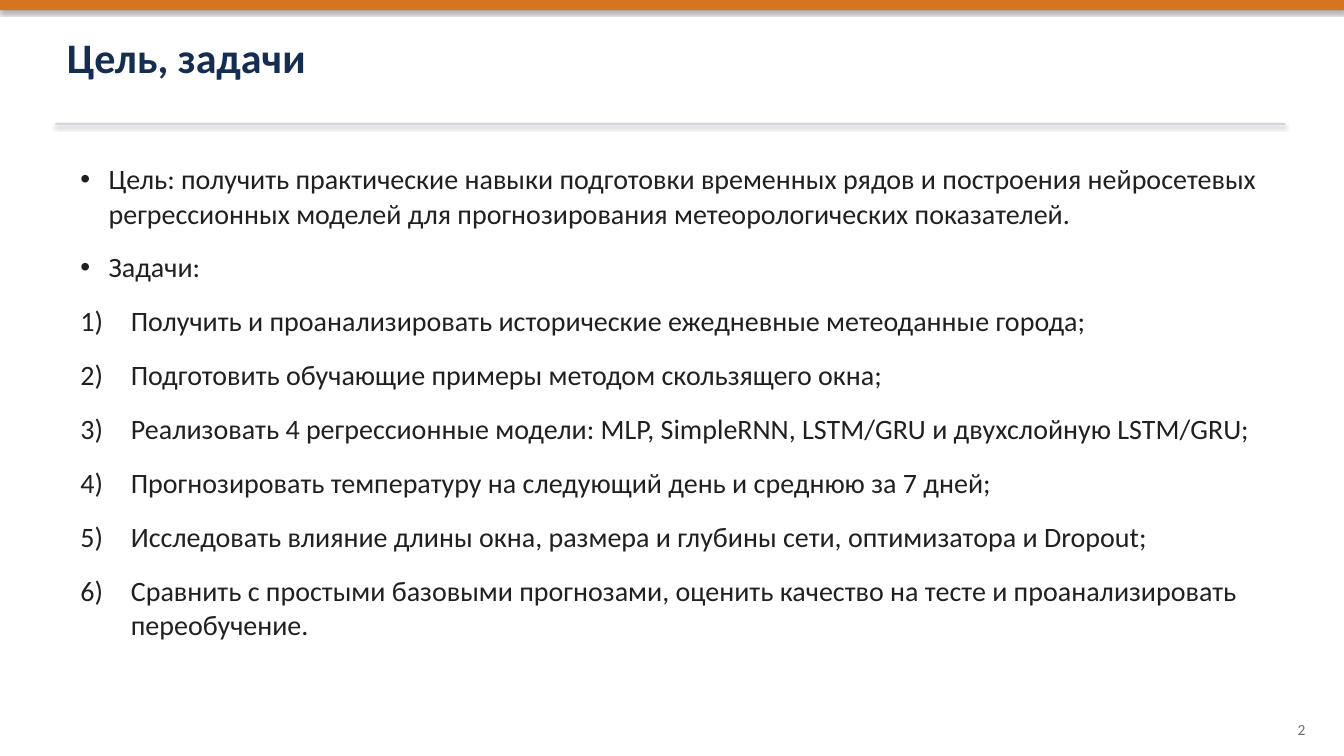
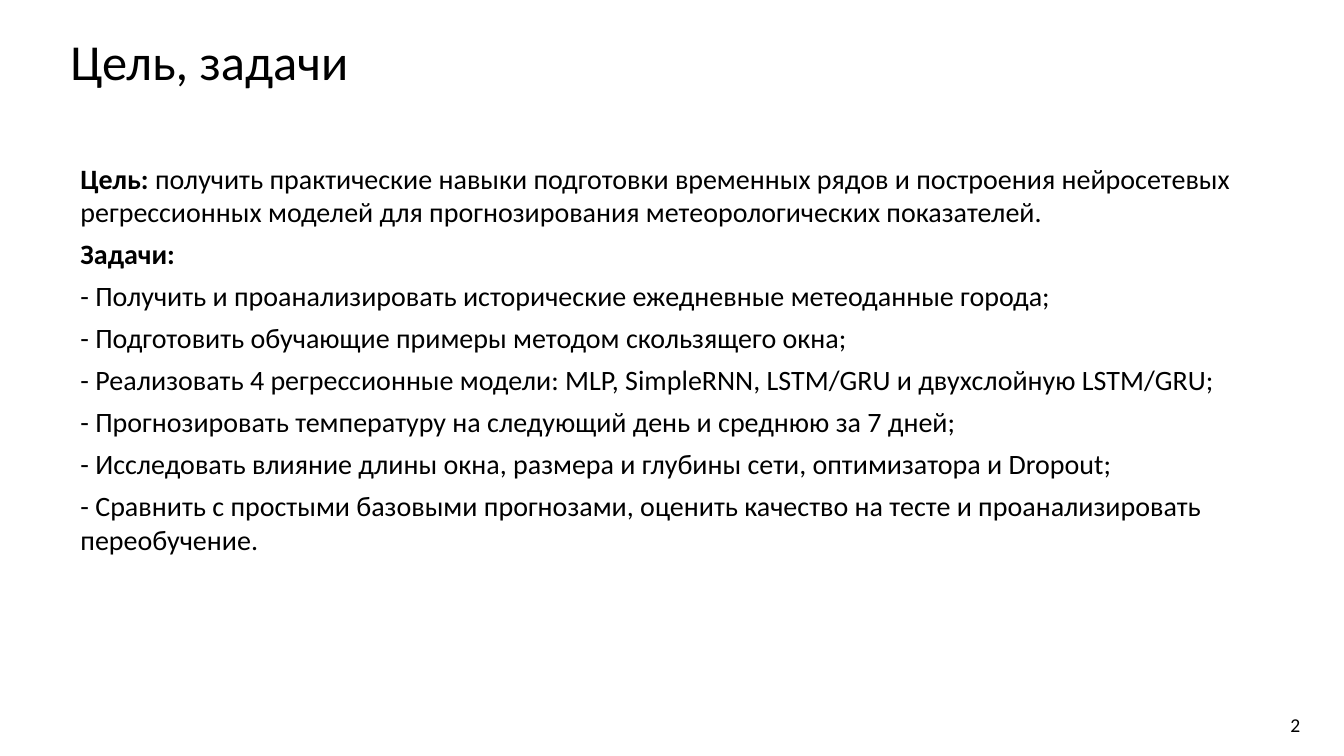
Before and after one commit to bigflyy/nn-uni, a slide deck: slide 2 of labs/lab2/nn-lab-2.pptx. Drawn at 1344x756 pixels with LibreOffice and Linux fonts; fonts in the diff are those of the drawing. Boxes give left, top, right and bottom in pixels: in the first picture for what was removed or moved away, otherwise in the second. Text is boxed around its words. In the diff, an @@ line names an element or a change of style, - is before the commit and + after.

```diff
--- a/labs/lab2/nn-lab-2.pptx
+++ b/labs/lab2/nn-lab-2.pptx
@@ rectangle removed at [0,0,1344,10] @@
@@ text "Цель, задачи" at [70,47,349,89]: size 30 to 36 pt, text colour #142D50 to #000000, bold off @@
@@ rectangle removed at [55,123,1286,125] @@
@@ text at [80,170,1230,269]: text colour #202020 to #000000 in "Цель: получить практические навыки подготовки временных рядо ...", "Задачи:"; bold on in "Цель:", "Задачи:"; bullet • to none; line spacing 1.02 to 1; less space between paragraphs @@
@@ text at [80,288,1213,555]: text changed; text colour #202020 to #000000 @@
-1) Получить и проанализировать исторические ежедневные метеоданные города;
-2) Подготовить обучающие примеры методом скользящего окна;
-3) Реализовать 4 регрессионные модели: MLP, SimpleRNN, LSTM/GRU и двухслойную LSTM/GRU;
-4) Прогнозировать температуру на следующий день и среднюю за 7 дней;
-5) Исследовать влияние длины окна, размера и глубины сети, оптимизатора и Dropout;
-6) Сравнить с простыми базовыми прогнозами, оценить качество на тесте и проанализировать переобучение.
+- Получить и проанализировать исторические ежедневные метеоданные города;
+- Подготовить обучающие примеры методом скользящего окна;
+- Реализовать 4 регрессионные модели: MLP, SimpleRNN, LSTM/GRU и двухслойную LSTM/GRU;
+- Прогнозировать температуру на следующий день и среднюю за 7 дней;
+- Исследовать влияние длины окна, размера и глубины сети, оптимизатора и Dropout;
+- Сравнить с простыми базовыми прогнозами, оценить качество на тесте и проанализировать переобучение.
@@ text "2": place and size @@
-text "2" at [1298,725,1306,735]
+text "2" at [1290,719,1300,732]
@@ text "2" at [1290,719,1300,732]: size 11 to 14 pt, text colour #6E6E6E to #000000 @@
```
Also in this commit, not shown: 20 other slides changed, 1 other file.
